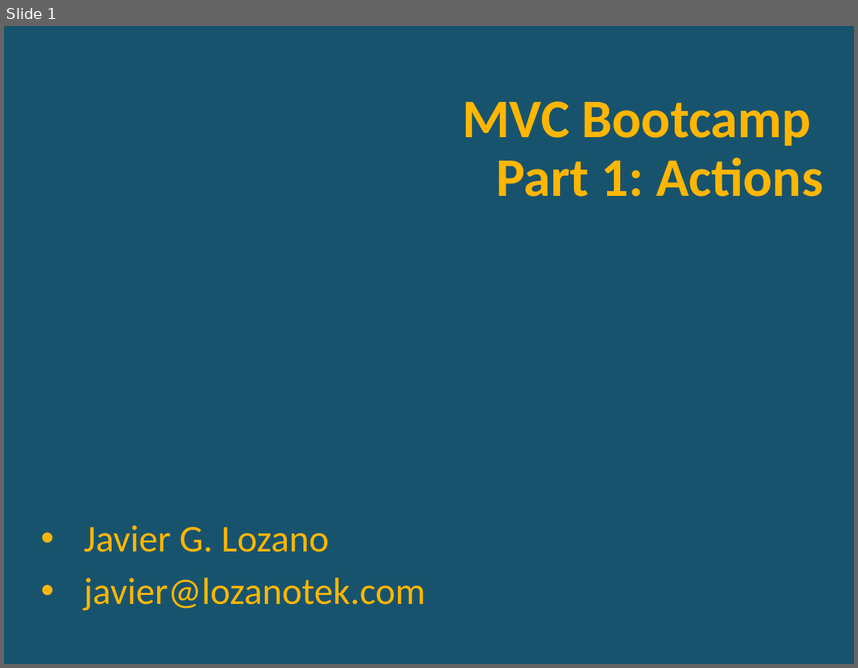
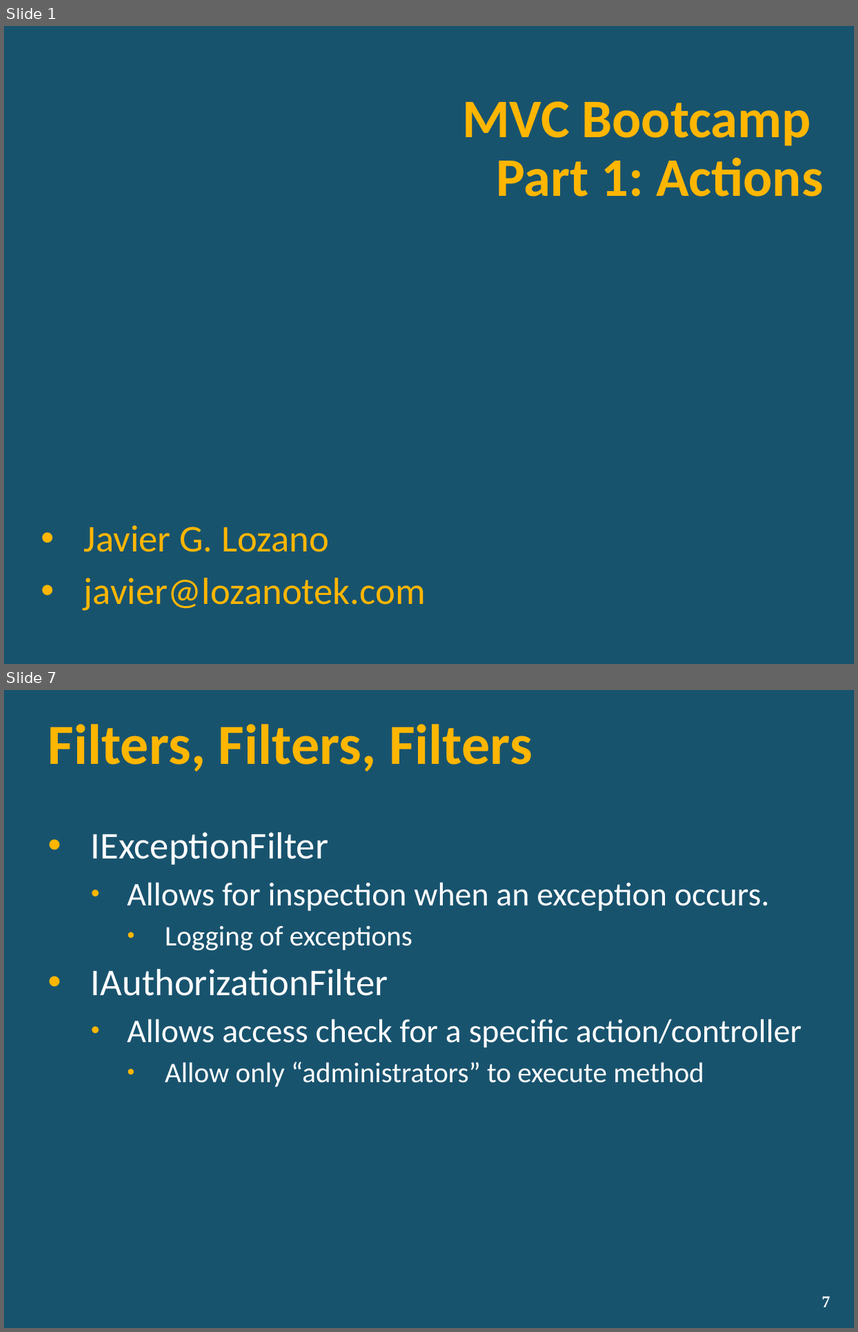
Before and after one commit to lozanotek/MVCBootcamp, a slide deck: slides/part1_actions.pptx. Shown one above the other, each under a label of ours: slide 1 before the commit, slides 1 and 7 after it; the slides between them are not shown. The pictures are 858x668 and 858x1332 pixels, drawn with LibreOffice and Linux fonts; fonts in the diff are those of the drawing; background and template pictures are left out. Boxes give left, top, right and bottom in pixels: in the first picture for what was removed or moved away, otherwise in the second. Text is boxed around its words. In the diff, an @@ line names an element or a change of style, - is before the commit and + after.

```diff
--- a/slides/part1_actions.pptx
+++ b/slides/part1_actions.pptx
@@ slide 7 added at <box>4,690,854,1328</box>, background picture (left out) @@
@@ title added at <box>48,724,533,771</box>, 48 pt, text #FFB601, bold @@
+Filters, Filters, Filters
@@ text added at <box>91,832,802,1087</box>, 28 pt, text #FFFFFF @@
+• IExceptionFilter
+  • Allows for inspection when an exception occurs.
+    • Logging of exceptions
+• IAuthorizationFilter
+  • Allows access check for a specific action/controller
+    • Allow only “administrators” to execute method
@@ page number added at <box>822,1296,830,1307</box>, 14 pt, text #FFFFFF, bold @@
+7
```
Also in this commit, not shown: 8 other slides added, 2 slides removed.
